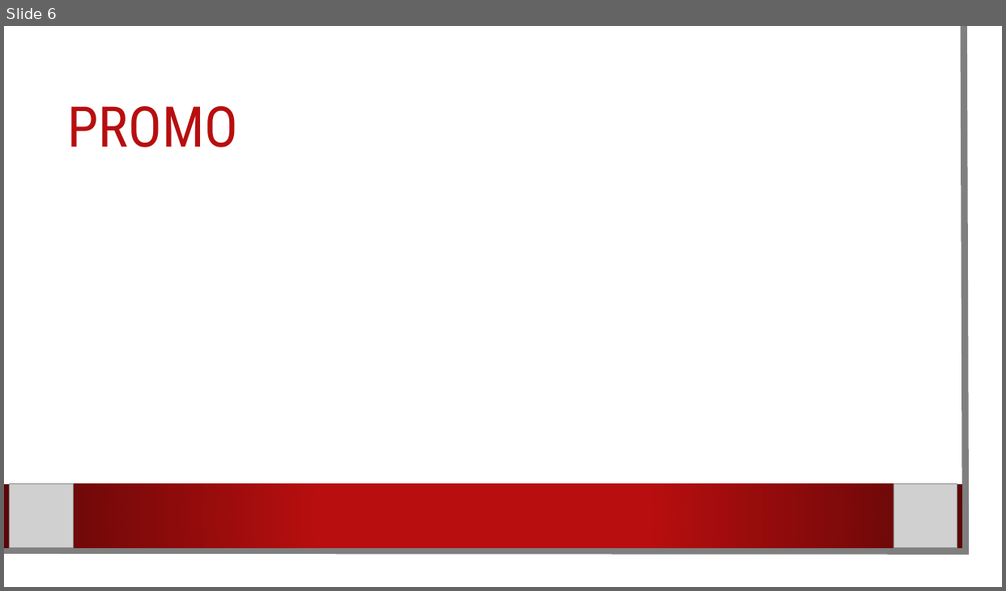
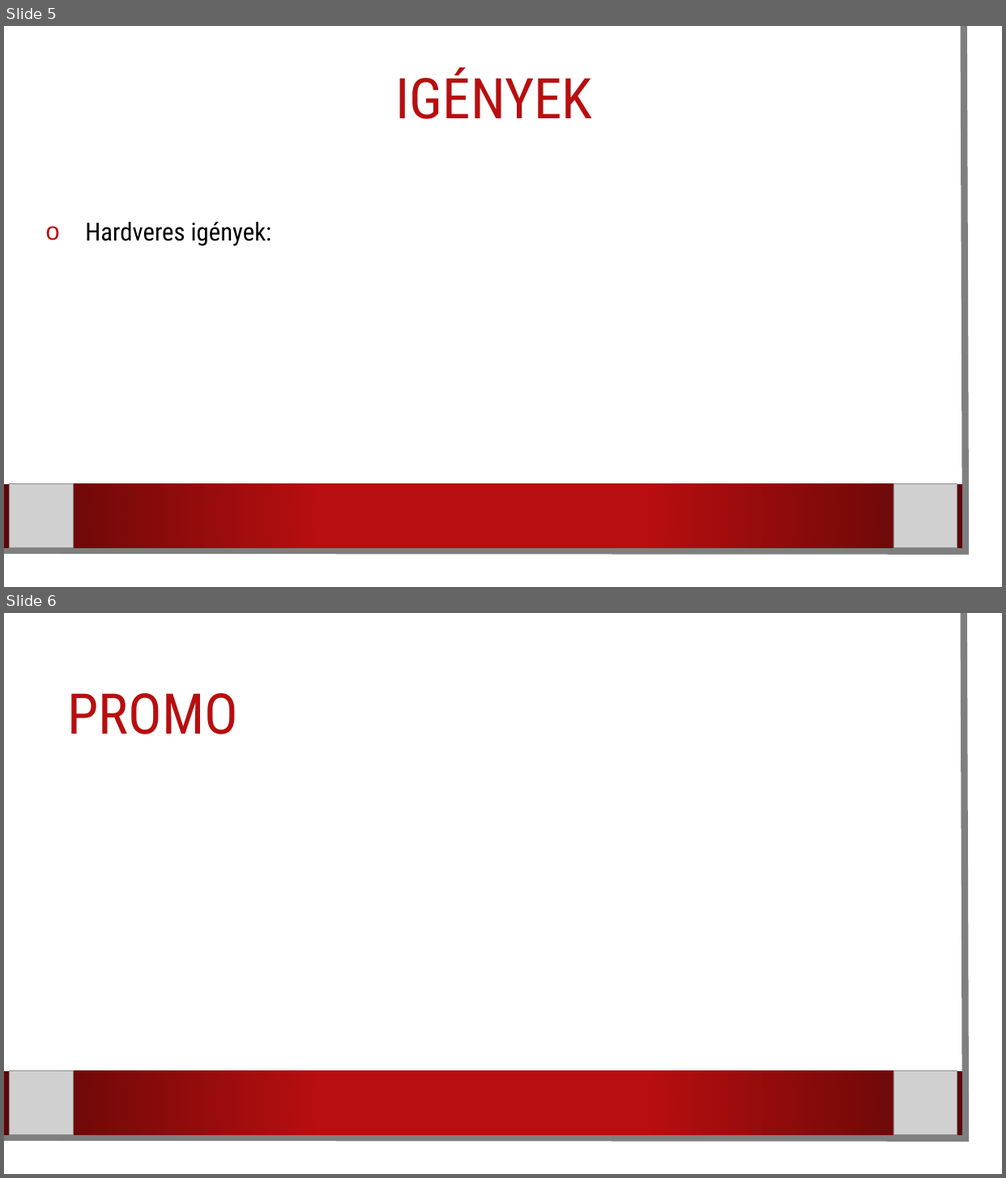
Before and after one commit to karpatililiana/Csapatmunka2.0, a slide deck: Programbemutató.pptx. Shown one above the other, each under a label of ours: slide 6 before the commit, slides 5 and 6 after it. The pictures are 1006x591 and 1006x1178 pixels, drawn with LibreOffice and Linux fonts; fonts in the diff are those of the drawing; grey boxes stand for pictures; background and template pictures are left out. Boxes give left, top, right and bottom in pixels: in the first picture for what was removed or moved away, otherwise in the second. Text is boxed around its words. In the diff, an @@ line names an element or a change of style, - is before the commit and + after.

```diff
--- a/Programbemutató.pptx
+++ b/Programbemutató.pptx
@@ slide 5 added at <box>4,26,1002,587</box>, background picture (left out); not listed: 2 template elements that a slide beside it also shows @@
@@ title added at <box>395,67,592,119</box>, 54 pt, text #B80E0F @@
+IGÉNYEK
@@ text added at <box>85,222,272,246</box>, 24 pt, text #000000 @@
+o Hardveres igények:
@@ picture added at <box>9,484,73,548</box> @@
@@ picture added at <box>893,484,957,548</box> @@
```
Also in this commit, not shown: 5 slides changed, 1 other slide added, 2 slides removed.
